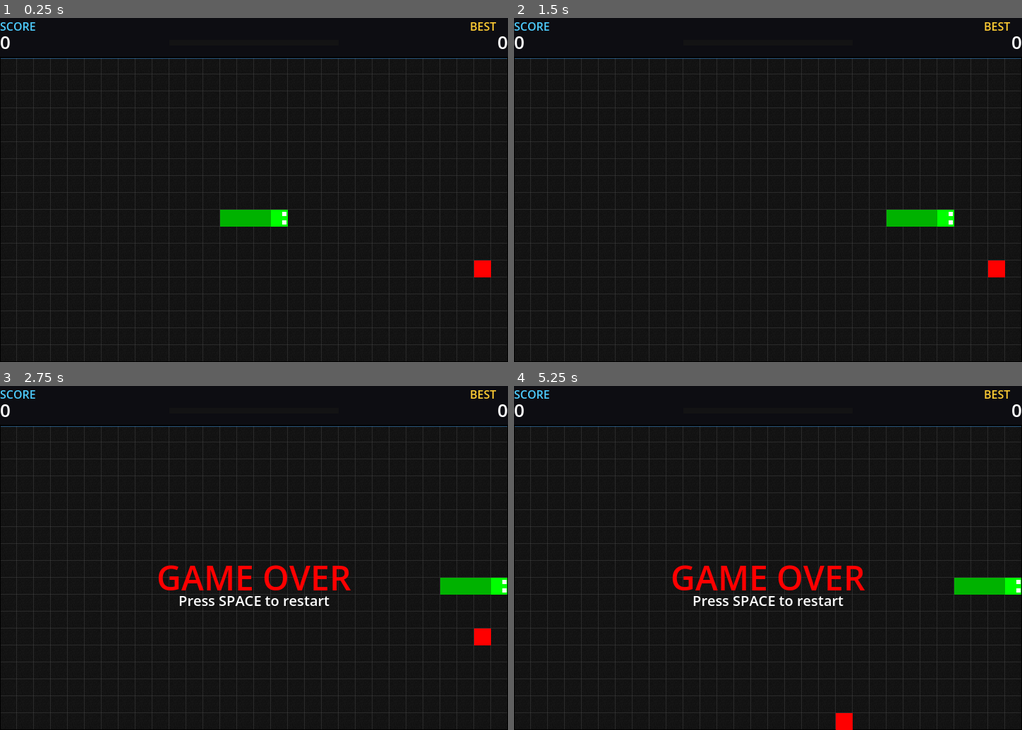
Above: before the commit, frames 1-4 (two rows, left to right).
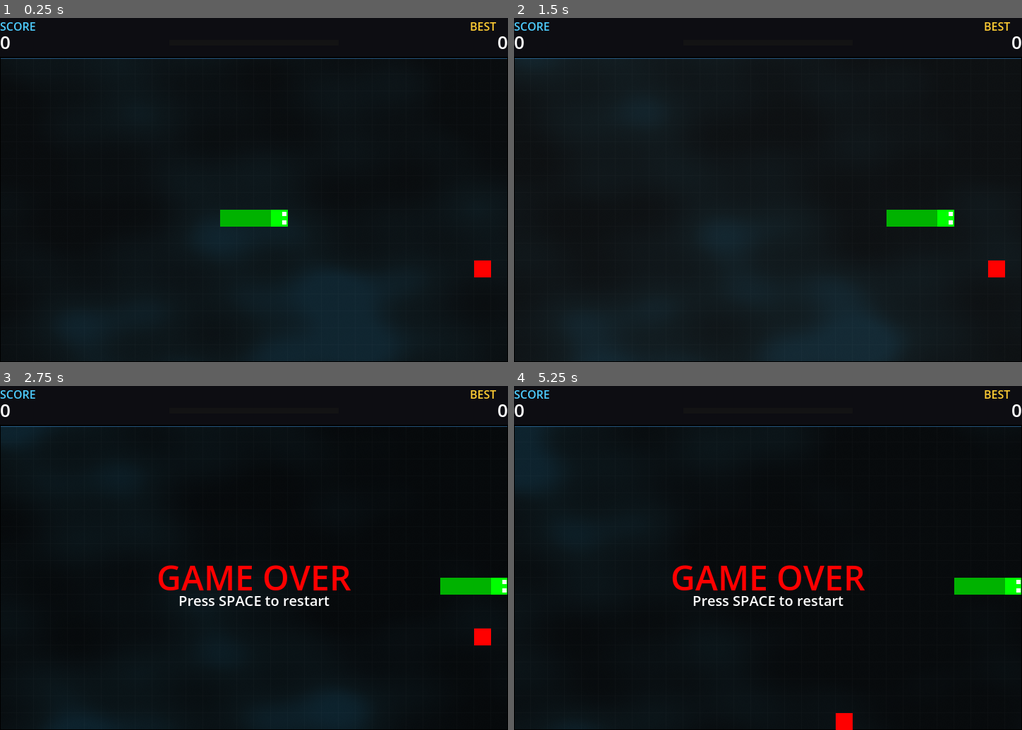
Above: after the commit, the same moments.

Repository: nastex123/snake-godot
Game: Godot game, scene res://Game.tscn
Two runs of this game, one before a commit and one after it. Both use one fixed random seed, a clock stepped at 60 frames per second and the inputs below.
Inputs (mouse positions are in pixels of both pictures, inside the frame that each line leads up to):
- Up to frame 1 (0.25 s): no input
- Up to frame 2 (1.5 s): tap Enter (ui_accept) at 0.5, 0.77 s; move the mouse to (879, 172) at 0.52 s; hold Right (ui_right) 0.53-1.25 s; tap Q at 0.6 s; click (879, 172) at 0.67 s; drag from (666, 207) to (986, 258) at 1.27 s
- Up to frame 3 (2.75 s): move the mouse to (304, 482) at 2.02 s; hold Right (ui_right) from 2.03 s (still down); tap Shift at 2.1 s
- Up to frame 4 (5.25 s): release Right (ui_right) at 2.75 s; tap Space at 2.75 s; drag from (742, 626) to (1006, 578) at 2.77 s; move the mouse to (920, 609) at 3.52 s; hold Left (ui_left) 3.53-4.25 s; tap Keypad Enter at 3.6 s; tap Enter (ui_accept) at 3.77 s; drag from (615, 506) to (691, 472) at 4.27 s; move the mouse to (793, 558) at 5.02 s; hold Down (ui_down) from 5.03 s (still down); hold Ctrl from 5.03 s (still down); click (793, 558) at 5.17 s

The runs differ from the first frame. In frame 1, 9.7% of the frame differs, in the area x 0-100%, y 11-100%; in frame 2, 4.5%; in frame 3, 7.3%; in frame 4, 7.4%.

Commit message:
Replace background shader with fluid-style flow effect

Diff:
--- a/Game.tscn
+++ b/Game.tscn
@@ -7,10 +7,19 @@
 [ext_resource type="Script" uid="uid://x0pabnngox6o" path="res://GridBorder.gd" id="6_gd"]
 [ext_resource type="Script" uid="uid://cf8ovtg7mv8ng" path="res://ScreenShake.gd" id="7_gd"]
 [ext_resource type="Script" uid="uid://b8jvxho013s4m" path="res://AudioManager.gd" id="8_gd"]
-[ext_resource type="Shader" path="res://grid_background.gdshader" id="10_sh"]
+[ext_resource type="Shader" uid="uid://s0c22yy5egum" path="res://grid_background.gdshader" id="10_sh"]
 
 [sub_resource type="ShaderMaterial" id="ShaderMaterial_48a72"]
 shader = ExtResource("10_sh")
+shader_parameter/breath_speed = 1.0
+shader_parameter/breath_amount = 0.06
+shader_parameter/flow_speed = 1.0
+shader_parameter/flow_strength = 0.12
+shader_parameter/streak_level = 0
+shader_parameter/wave_center = Vector2(0.5, 0.5)
+shader_parameter/wave_time = 0.0
+shader_parameter/wave_duration = 0.6
+shader_parameter/wave_strength = 0.3
 
 [sub_resource type="RectangleShape2D" id="RectangleShape2D_s6t5r"]
 
@@ -33,15 +42,16 @@
 [node name="GameArea" type="Node2D" parent="." unique_id=213611702]
 position = Vector2(0, 56)
 
-[node name="GridBackgroundShader" type="ColorRect" parent="GameArea"]
+[node name="GridBackgroundShader" type="ColorRect" parent="GameArea" unique_id=1659316080]
 z_index = -2
+material = SubResource("ShaderMaterial_48a72")
 offset_right = 720.0
 offset_bottom = 432.0
 mouse_filter = 2
-material = SubResource("ShaderMaterial_48a72")
 color = Color(0.035, 0.039, 0.047, 1)
 
 [node name="GridBackground" type="TextureRect" parent="GameArea" unique_id=915067709]
+modulate = Color(1, 1, 1, 0.1764706)
 z_index = -1
 offset_right = 720.0
 offset_bottom = 432.0
@@ -72,7 +82,7 @@
 [node name="AudioManager" type="Node" parent="." unique_id=482437364]
 script = ExtResource("8_gd")
 
-[node name="Camera2D" type="Camera2D" parent="."]
+[node name="Camera2D" type="Camera2D" parent="." unique_id=986250353]
 script = ExtResource("7_gd")
 
 [node name="HUD" type="CanvasLayer" parent="." unique_id=411917940]
--- a/grid_background.gdshader
+++ b/grid_background.gdshader
@@ -12,38 +12,99 @@
 
 void fragment() {
 	vec2 uv = UV;
-	vec3 color = COLOR.rgb;
 
 	float str_spd = 1.0;
 	float str_int = 1.0;
 	float str_con = 1.0;
 	if (streak_level >= 2) { str_spd = 1.10; }
 	if (streak_level >= 3) { str_spd = 1.25; }
-	if (streak_level >= 4) { str_con = 1.05; str_spd = 1.30; }
-	if (streak_level >= 5) { str_int = 1.20; str_spd = 1.40; }
+	if (streak_level >= 4) { str_con = 1.05; str_spd = 1.35; }
+	if (streak_level >= 5) { str_int = 1.25; str_spd = 1.50; }
 
-	float breath = sin(TIME * breath_speed * str_spd * 1.5) * breath_amount * str_int;
-	color += breath;
+	vec2 flow_uv = uv;
+	if (wave_time > 0.0) {
+		float t = wave_time / wave_duration;
+		if (t < 1.0) {
+			float dist = distance(uv, wave_center);
+			float radius = t * 0.8;
+			float ripple = sin((dist - radius) * 80.0 * (1.0 - t * 0.5)) * (1.0 - t) * 0.04 * wave_strength;
+			vec2 dir = normalize(uv - wave_center);
+			if (dist < 0.001) { dir = vec2(0.0); }
+			flow_uv += dir * ripple * str_int;
+		}
+	}
 
 	float flow = 0.0;
-	flow += sin(uv.x * 3.0 + uv.y * 1.5 + TIME * 0.30 * flow_speed * str_spd) * 0.5;
-	flow += sin(uv.x * 1.2 - uv.y * 2.8 + TIME * 0.20 * flow_speed * str_spd) * 0.3;
-	flow += sin((uv.x + uv.y) * 2.0 + TIME * 0.15 * flow_speed * str_spd) * 0.2;
-	flow *= 0.5;
-	color += vec3(0.024, 0.012, 0.006) * flow * flow_strength * str_int;
+
+	{
+		float a = 0.5;
+		vec2 p;
+		p.x = flow_uv.x * cos(a) - flow_uv.y * sin(a);
+		p.y = flow_uv.x * sin(a) + flow_uv.y * cos(a);
+		p *= 2.0;
+		flow += sin(p.x * 1.8 + p.y * 0.6 + TIME * 0.35 * flow_speed * str_spd) * 0.40;
+		flow += sin(p.x * 0.4 - p.y * 2.2 + TIME * 0.28 * flow_speed * str_spd) * 0.30;
+	}
+
+	{
+		float a = 1.2;
+		vec2 p;
+		p.x = flow_uv.x * cos(a) - flow_uv.y * sin(a);
+		p.y = flow_uv.x * sin(a) + flow_uv.y * cos(a);
+		p *= 4.5;
+		flow += sin(p.x * 2.5 + p.y * 1.8 + TIME * 0.45 * flow_speed * str_spd) * 0.20;
+		flow += sin(p.x * 1.0 - p.y * 3.5 + TIME * 0.32 * flow_speed * str_spd) * 0.15;
+	}
+
+	{
+		float a = -0.8;
+		vec2 p;
+		p.x = flow_uv.x * cos(a) - flow_uv.y * sin(a);
+		p.y = flow_uv.x * sin(a) + flow_uv.y * cos(a);
+		p *= 8.0;
+		flow += sin(p.x * 3.2 + p.y * 2.0 + TIME * 0.55 * flow_speed * str_spd) * 0.10;
+		flow += sin(p.x * 2.0 - p.y * 4.0 + TIME * 0.40 * flow_speed * str_spd) * 0.08;
+	}
+
+	flow = flow * 0.5 + 0.5;
+
+	vec3 dark = vec3(0.020, 0.035, 0.045);
+	vec3 mid = vec3(0.030, 0.060, 0.075);
+	vec3 light = vec3(0.040, 0.090, 0.110);
+	vec3 highlight = vec3(0.050, 0.150, 0.200);
+
+	vec3 fluid_color = mix(dark, mid, smoothstep(0.3, 0.6, flow));
+	fluid_color = mix(fluid_color, light, smoothstep(0.5, 0.8, flow));
+	fluid_color = mix(fluid_color, highlight, smoothstep(0.7, 0.95, flow));
+
+	float shimmer = sin(flow_uv.x * 10.0 + flow_uv.y * 7.0 + TIME * 0.5) * 0.5 + 0.5;
+	fluid_color += vec3(0.015, 0.030, 0.040) * shimmer * flow * flow_strength * str_int;
+
+	if (streak_level >= 4) {
+		vec3 warm = vec3(0.3, 0.1, 0.0);
+		float warm_mix = float(streak_level - 3) * 0.08;
+		fluid_color = mix(fluid_color, fluid_color + warm * 0.5, warm_mix);
+	}
+	if (streak_level >= 5) {
+		vec3 purple = vec3(0.15, 0.0, 0.25);
+		fluid_color = mix(fluid_color, fluid_color + purple * 0.3, 0.15);
+	}
+
+	float breath = sin(TIME * breath_speed * str_spd * 1.2) * breath_amount * str_int;
+	fluid_color += breath * 0.5;
+
+	fluid_color = mix(fluid_color, fluid_color * str_con, 0.2);
 
 	if (wave_time > 0.0) {
 		float t = wave_time / wave_duration;
 		if (t < 1.0) {
-			float radius = t * 1.2;
 			float dist = distance(uv, wave_center);
-			float ring = (1.0 - t) * exp(-abs(dist - radius) * 20.0);
+			float radius = t * 0.8;
+			float ring = (1.0 - t) * exp(-abs(dist - radius) * 25.0);
 			ring *= wave_strength * str_int;
-			color += vec3(0.10, 0.05, 0.02) * ring;
+			fluid_color += vec3(0.08, 0.15, 0.20) * ring;
 		}
 	}
 
-	color = mix(color, color * str_con, 0.3);
-
-	COLOR = vec4(color, 1.0);
+	COLOR = vec4(fluid_color, 1.0);
 }
